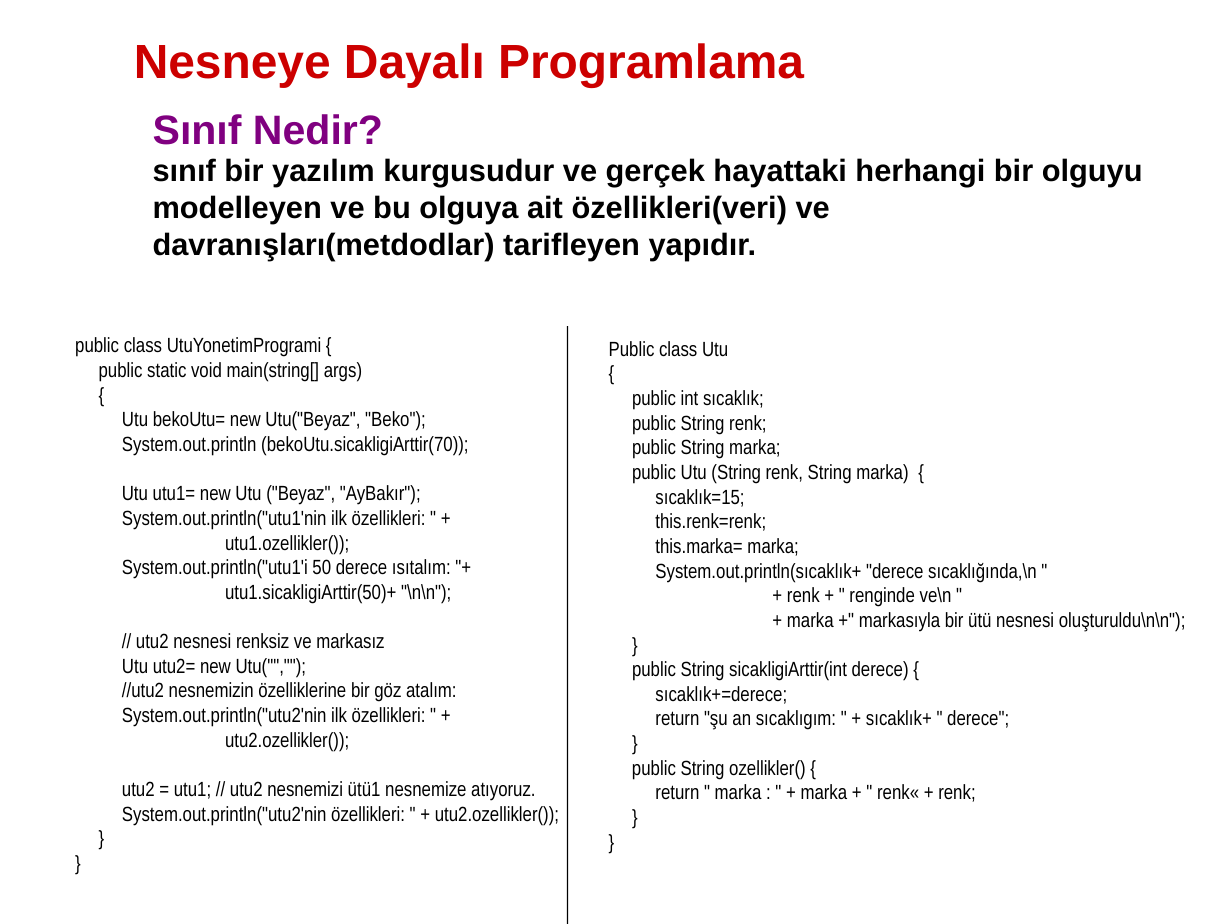
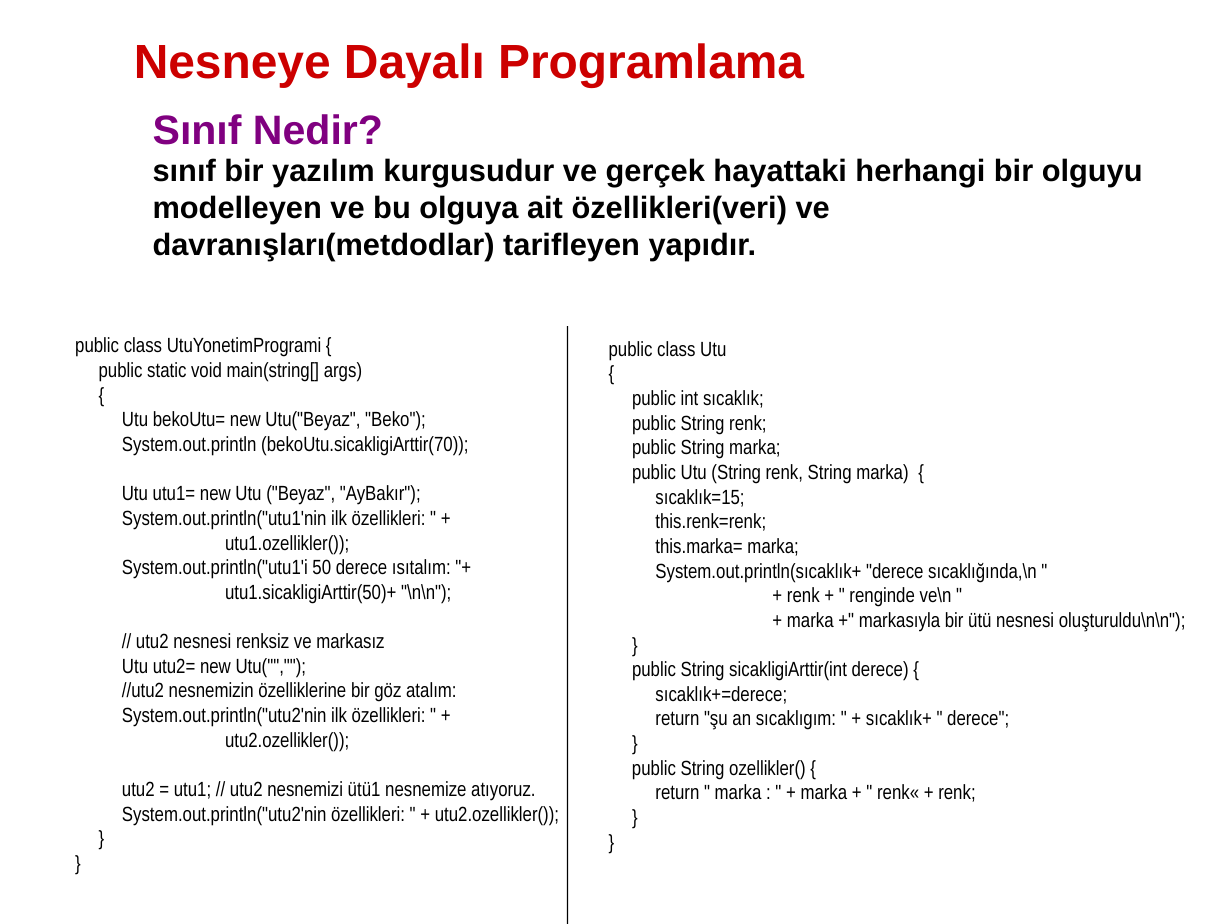
Before and after one commit to ozkansari/MyCourses, a slide deck: slide 6 of OOP_2017Spring/_docs/slides/1_JavayaGiris.ppt. Drawn at 1232x924 pixels with LibreOffice and Linux fonts; fonts in the diff are those of the drawing; background and template pictures are left out. Boxes give left, top, right and bottom in pixels: in the first picture for what was removed or moved away, otherwise in the second. Text is boxed around its words. In the diff, an @@ line names an element or a change of style, - is before the commit and + after.

```diff
--- a/OOP_2017Spring/_docs/slides/1_JavayaGiris.ppt
+++ b/OOP_2017Spring/_docs/slides/1_JavayaGiris.ppt
@@ text at (x1=609, y1=341, x2=780, y2=459): text changed @@
-Public class Utu
-{
-public int sıcaklık;
-public String renk;
-public String marka;
+public class Utu
+{
+public int sıcaklık;
+public String renk;
+public String marka;
```
Also in this commit, not shown: 1 other file.
